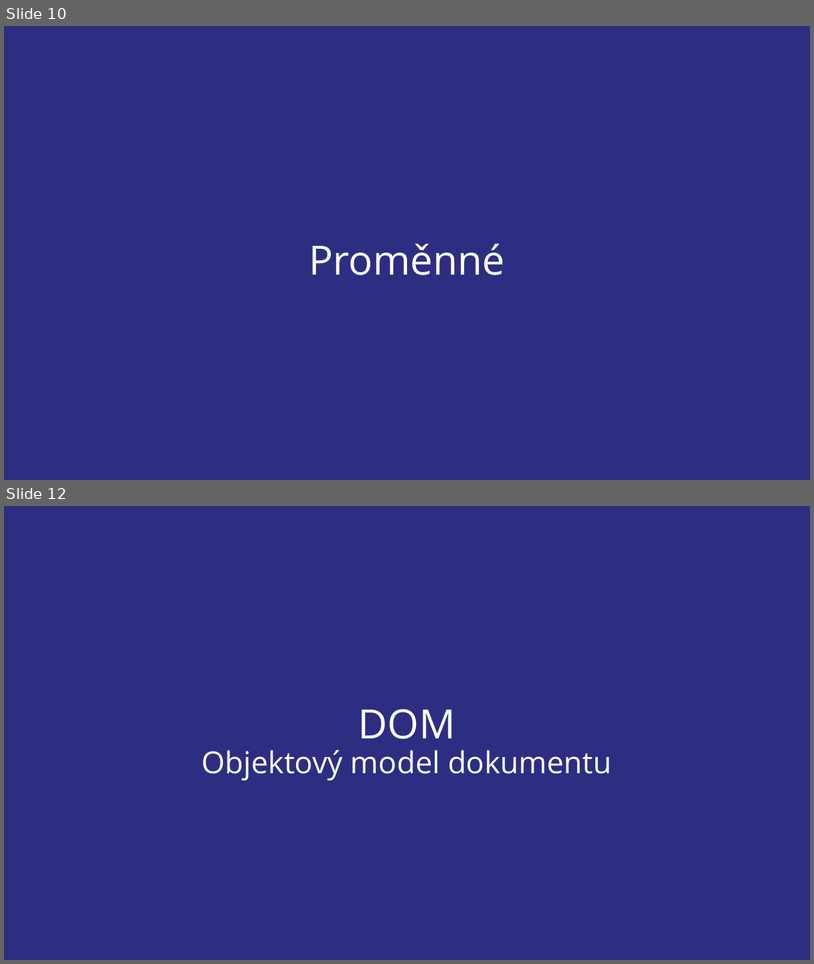
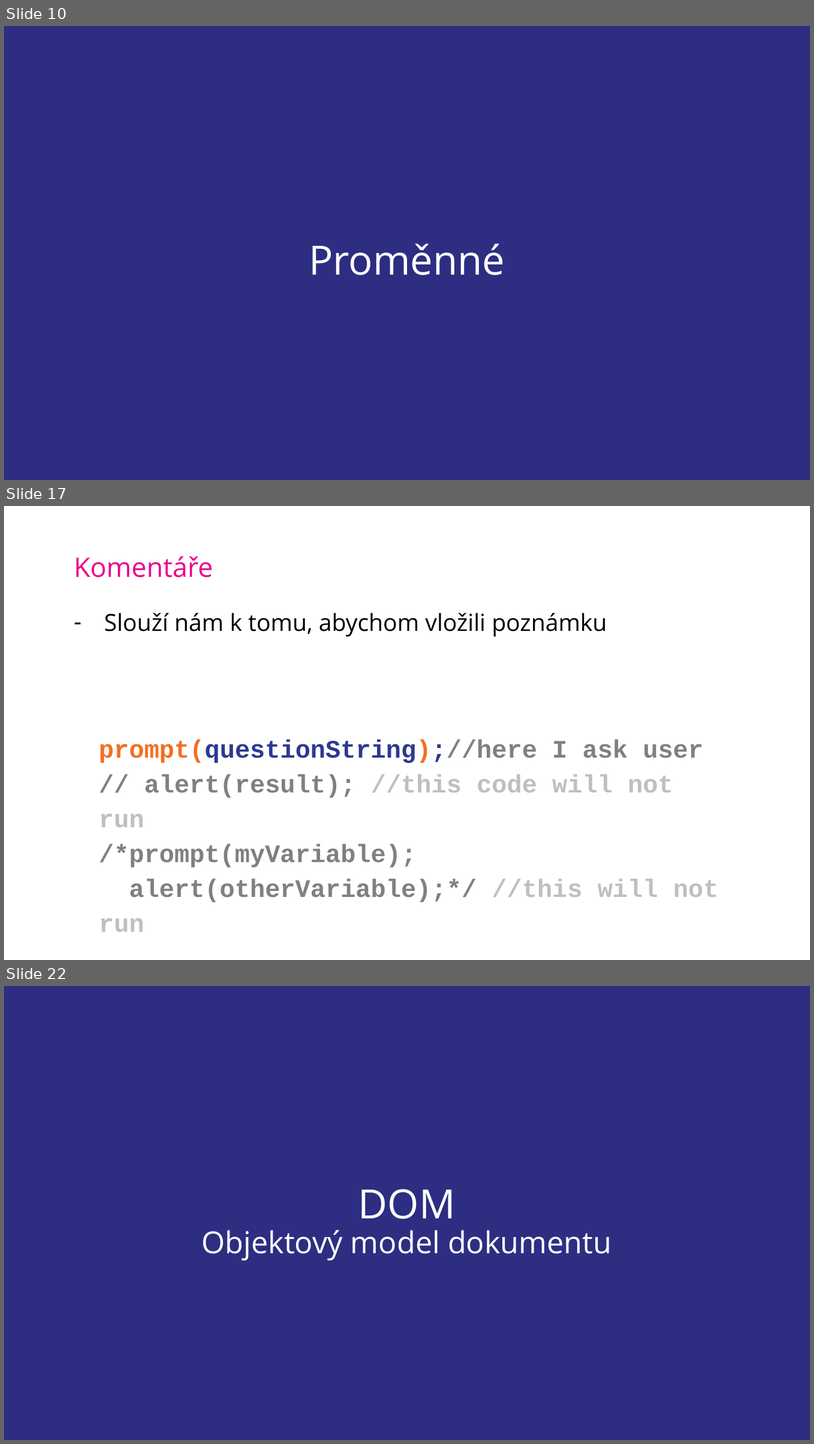
Before and after one commit to SimonB87/LetniSkola2020JS, a slide deck: JS-SB-LetnIskola2020.pptx. Shown one above the other, each under a label of ours: slides 10 and 12 before the commit, slides 10, 17 and 22 after it; the slides between them are not shown. The pictures are 814x964 and 814x1444 pixels, drawn with LibreOffice and Linux fonts; fonts in the diff are those of the drawing; background and template pictures are left out. Boxes give left, top, right and bottom in pixels: in the first picture for what was removed or moved away, otherwise in the second. Text is boxed around its words. In the diff, an @@ line names an element or a change of style, - is before the commit and + after.

```diff
--- a/JS-SB-LetnIskola2020.pptx
+++ b/JS-SB-LetnIskola2020.pptx
@@ slide 17 added at <box>4,506,810,960</box>, background picture (left out) @@
@@ title added at <box>74,556,213,577</box>, 32 pt, text #EB008B @@
+Komentáře
@@ text added at <box>104,613,607,637</box>, 28 pt, text #000000 @@
+– Slouží nám k tomu, abychom vložili poznámku
@@ text added at <box>99,739,719,902</box>, 30 pt, text #808080, bold @@
+prompt(questionString);//here I ask user
+// alert(result); //this code will not run
+/*prompt(myVariable);
+alert(otherVariable);*/ //this will not run
@@ what was slide 12 is now slide 22 @@
```
Also in this commit, not shown: 2 slides changed, 9 other slides added.
